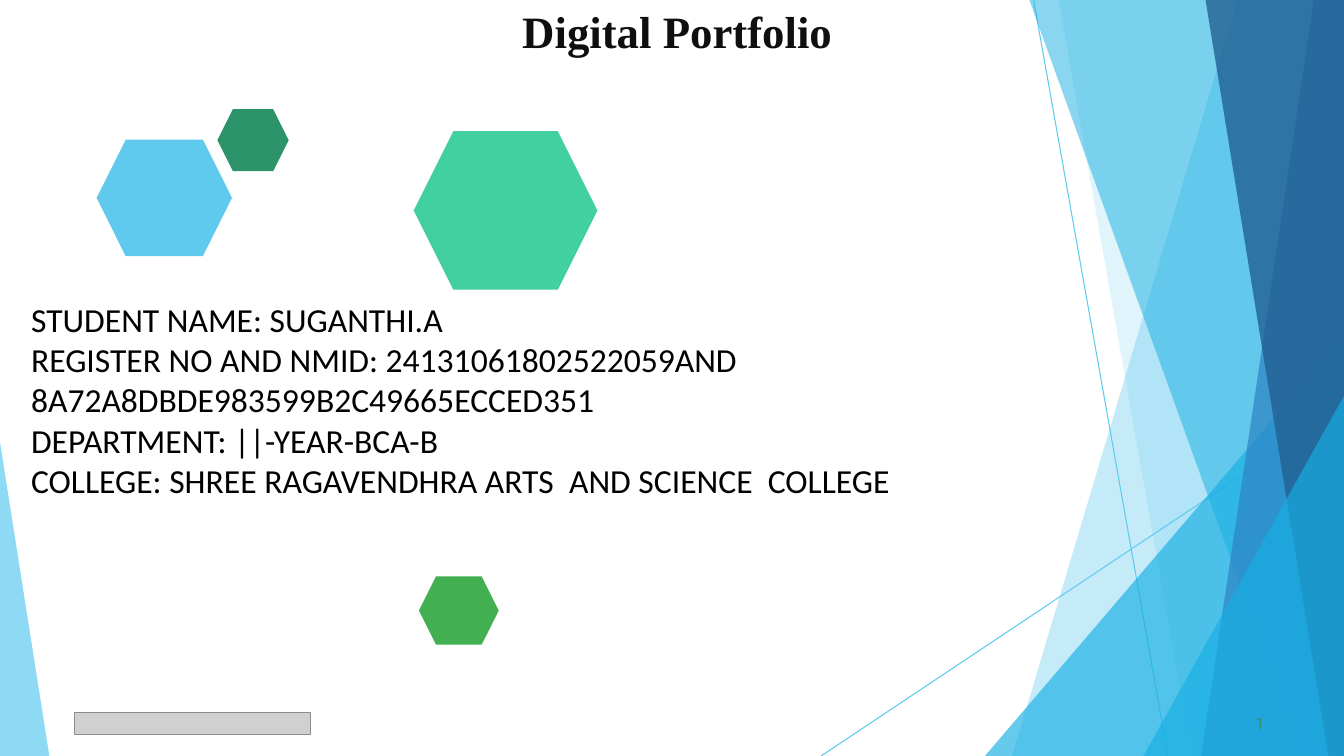
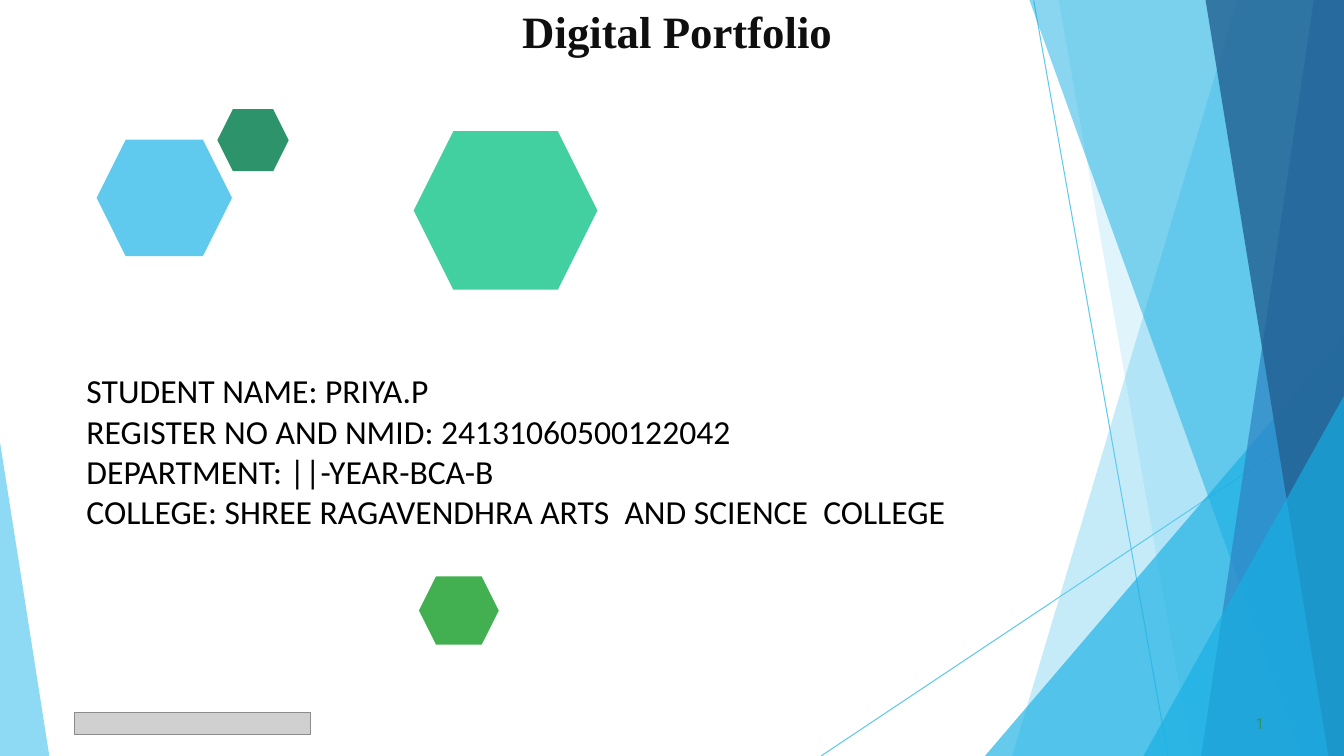
Before and after one commit to prabhakaran8518-ops/Priya-.p, a slide deck: slide 1 of PPT FWD TNSDC 2025 (1).pptx. Drawn at 1344x756 pixels with LibreOffice and Linux fonts; fonts in the diff are those of the drawing; grey boxes stand for pictures. Boxes give left, top, right and bottom in pixels: in the first picture for what was removed or moved away, otherwise in the second. Text is boxed around its words. In the diff, an @@ line names an element or a change of style, - is before the commit and + after.

```diff
--- a/PPT FWD TNSDC 2025 (1).pptx
+++ b/PPT FWD TNSDC 2025 (1).pptx
@@ text "STUDENT NAME: PRIYA.P": place and size @@
-text "STUDENT NAME: PRIYA.P" at <box>31,310,890,494</box>
+text "STUDENT NAME: PRIYA.P" at <box>86,381,945,525</box>
@@ text at <box>86,381,730,445</box>: text changed @@
-STUDENT NAME: SUGANTHI.A
-REGISTER NO AND NMID: 24131061802522059AND 8A72A8DBDE983599B2C49665ECCED351
+STUDENT NAME: PRIYA.P
+REGISTER NO AND NMID: 24131060500122042
```
Also in this commit, not shown: 9 other slides changed.
